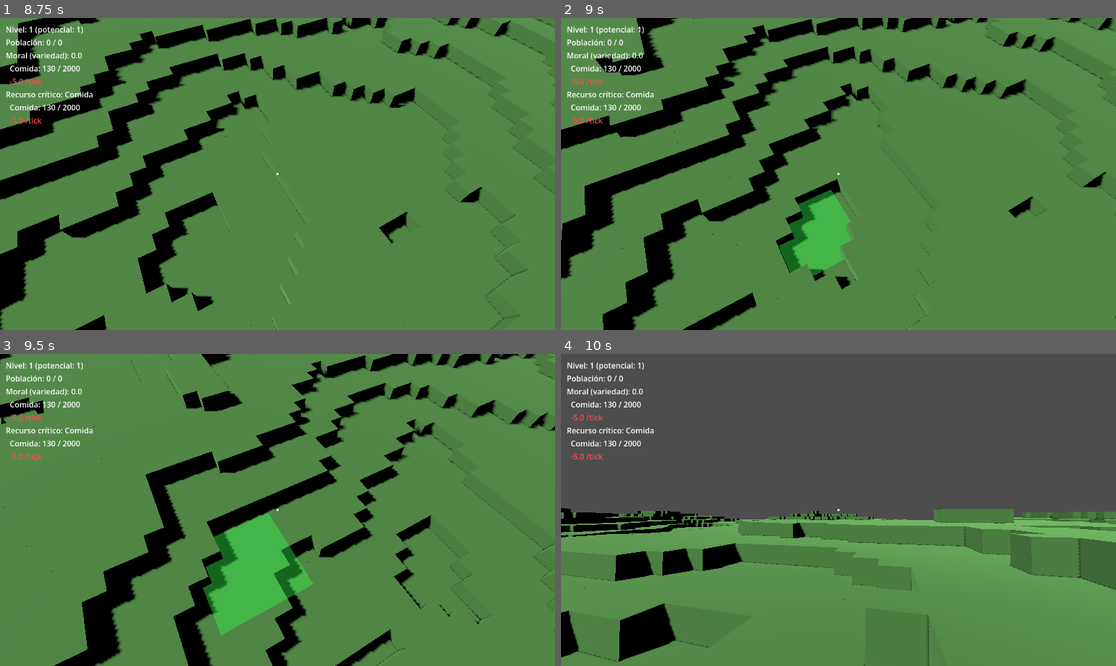
Above: before the commit, frames 1-4 (two rows, left to right).
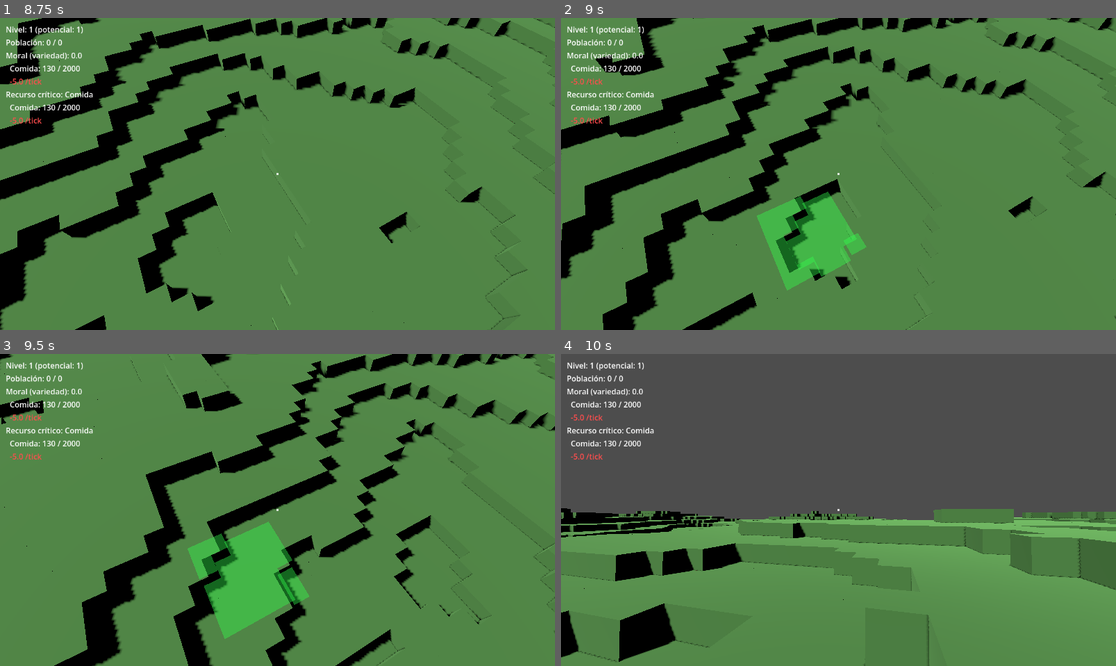
Above: after the commit, the same moments.

Repository: gigalipa/craft-to-nation
Game: Godot game, scene res://scenes/Main.tscn
Two runs of this game, one before a commit and one after it. Both use one fixed random seed, a clock stepped at 60 frames per second and the inputs below.
Inputs (mouse positions are in pixels of both pictures, inside the frame that each line leads up to):
- Up to frame 1 (8.75 s): tap Enter at 0.5 s; move the mouse to (305, 174) at 0.52 s; hold Q 0.53-1.28 s; hold W 0.53-5.03 s; click (305, 174) at 0.67 s; tap Space at 0.77, 1.52, 3.02, 3.77, 4.52, 6.02, 6.77, 7.52 s; move the mouse to (249, 174) at 1.27 s; tap E at 1.35 s; move the mouse to (288, 167) at 2.02 s; tap 1 at 2.1, 7.35 s; move the mouse to (271, 180) at 2.77 s; tap 2 at 2.85, 8.1 s; click (271, 180) at 2.92 s; move the mouse to (316, 177) at 3.52 s; tap B at 3.6 s; move the mouse to (233, 170) at 4.27 s; tap C at 4.35 s; move the mouse to (305, 174) at 5.02 s; hold S 5.03-5.78 s; tap K at 5.1 s; click (305, 174) at 5.17 s; move the mouse to (194, 96) at 5.77 s; hold D 5.78-6.53 s; tap Q at 5.85 s; move the mouse to (399, 158) at 6.52 s; hold W 6.53-7.28 s; hold E 6.53-7.28 s; move the mouse to (166, 189) at 7.27 s; hold D 7.28-8.03 s; click (166, 189) at 7.42 s; move the mouse to (333, 105) at 8.02 s; hold S from 8.03 s (still down)
- Up to frame 2 (9 s): move the mouse to (810, 236) at 8.77 s; release S at 8.78 s; hold A from 8.78 s (still down); tap B at 8.85 s
- Up to frame 3 (9.5 s): keep holding A; tap Space at 9.02 s
- Up to frame 4 (10 s): move the mouse to (1005, 556) at 9.52 s; release A at 9.53 s; hold W from 9.53 s (still down); tap C at 9.6 s; click (1005, 556) at 9.67 s; tap Space at 9.77 s

Frame 1 is identical in both runs. In frame 2, 1.6% of the frame differs, in the area x 35-56%, y 55-88%; in frame 3, 1.5%; in frame 4, nothing differs.

Commit message:
fix: overlays no longer occluded by nearby terrain relief
Both the zone-paint overlay and the leveling ghost footprint are flat
translucent planes resting on the surface. From an oblique camera
angle, a plane on a lower cell sits visually behind a taller block on
a neighboring cell, hiding it - reported by the user as the ghost
footprint "disappearing" and a painted zone not visually covering the
full clicked rectangle (the paint itself was correct; parts of it were
just hidden behind terrain steps).

Fixed two ways:
- ZonaOverlay and the ghost footprint materials now set
  no_depth_test = true, so they always render on top regardless of
  what terrain/blocks are in front of them from the current angle.
- The ghost footprint is no longer one big plane at the footprint's
  max height - it's now a TAMANO_HUELLA x TAMANO_HUELLA grid of
  mini-planes (25 for this PoC), each following its own cell's real
  height, matching how ZonaOverlay already worked. The 25 planes are
  created once and repositioned per frame, not recreated.

Co-Authored-By: Claude Sonnet 5 <noreply@anthropic.com>

Diff:
--- a/godot/scripts/CamaraCenital.gd
+++ b/godot/scripts/CamaraCenital.gd
@@ -30,10 +30,13 @@
 ## Modo de nivelación de terreno (tecla `B`): un recuadro fantasma de
 ## NiveladorTerreno.TAMANO_HUELLA x TAMANO_HUELLA sigue la celda bajo el
 ## cursor (esa celda es el CENTRO de la huella, no la esquina) hasta que el
-## jugador hace clic para confirmar.
+## jugador hace clic para confirmar. Un mini-plano por celda, cada uno seguio
+## la altura real de su propia celda (igual que ZonaOverlay) — un solo plano
+## grande a la altura máxima quedaba enterrado bajo el relieve en las
+## celdas más bajas de la huella.
 var nivelador: RefCounted
 var modo_nivelacion := false
-var _huella_fantasma: MeshInstance3D
+var _huella_fantasma: Array[MeshInstance3D] = []
 
 ## Punto de mira sobre el plano del suelo (Y siempre 0): la cámara orbita y
 ## se desplaza alrededor de este punto, nunca se mueve directamente.
@@ -48,25 +51,32 @@
 	_crear_huella_fantasma()
 
 
-## Crea el recuadro fantasma de previsualización (5x5, translúcido) como
-## hijo de esta cámara con top_level = true, para poder fijar su posición
-## en coordenadas globales sin heredar la rotación/posición de la cámara.
+## Crea la cuadrícula de mini-planos fantasma (uno por celda de la huella,
+## TAMANO_HUELLA x TAMANO_HUELLA en total) como hijos de esta cámara con
+## top_level = true, para poder fijar su posición en coordenadas globales
+## sin heredar la rotación/posición de la cámara. Se crean una sola vez y
+## se reposicionan cada frame en _actualizar_huella_fantasma() — no se
+## recrean, para no generar basura de nodos en cada fotograma.
 func _crear_huella_fantasma() -> void:
-	var tamano: float = float(NiveladorTerreno.TAMANO_HUELLA)
 	var malla := PlaneMesh.new()
-	malla.size = Vector2(tamano, tamano)
-
-	var material := StandardMaterial3D.new()
-	material.transparency = BaseMaterial3D.TRANSPARENCY_ALPHA
-	material.shading_mode = BaseMaterial3D.SHADING_MODE_UNSHADED
-	material.albedo_color = COLOR_HUELLA_VALIDA
-
-	_huella_fantasma = MeshInstance3D.new()
-	_huella_fantasma.mesh = malla
-	_huella_fantasma.material_override = material
-	_huella_fantasma.top_level = true
-	_huella_fantasma.visible = false
-	add_child(_huella_fantasma)
+	malla.size = Vector2(1.0, 1.0)
+
+	for i in range(NiveladorTerreno.TAMANO_HUELLA * NiveladorTerreno.TAMANO_HUELLA):
+		var material := StandardMaterial3D.new()
+		material.transparency = BaseMaterial3D.TRANSPARENCY_ALPHA
+		material.shading_mode = BaseMaterial3D.SHADING_MODE_UNSHADED
+		material.albedo_color = COLOR_HUELLA_VALIDA
+		# Igual que ZonaOverlay: sin prueba de profundidad, para que la huella
+		# nunca quede oculta por relieve o bloques cercanos más altos.
+		material.no_depth_test = true
+
+		var plano := MeshInstance3D.new()
+		plano.mesh = malla
+		plano.material_override = material
+		plano.top_level = true
+		plano.visible = false
+		add_child(plano)
+		_huella_fantasma.append(plano)
 
 
 ## Centra el punto de mira sobre las coordenadas X/Z dadas (la posición del
@@ -130,18 +140,28 @@
 		_actualizar_huella_fantasma()
 
 
-## Recalcula la posición y el color del recuadro fantasma según la celda
-## actual bajo el cursor (esa celda es el CENTRO de la huella) y si la
-## pendiente ahí es válida o no.
+## Recalcula la posición y el color de cada mini-plano de la huella según
+## la celda actual bajo el cursor (esa celda es el CENTRO de la huella) y
+## si la pendiente ahí es válida o no — cada plano sigue la altura real de
+## su propia celda, igual que ZonaOverlay, para no quedar enterrado bajo
+## el relieve de celdas vecinas más altas dentro de la misma huella.
 func _actualizar_huella_fantasma() -> void:
 	var centro := _celda_bajo_mouse(get_viewport().get_mouse_position())
 	var esquina := centro - Vector2i(MITAD_HUELLA, MITAD_HUELLA)
 	var valida: bool = nivelador.verificar_pendiente(esquina)
-	var altura: int = nivelador.altura_objetivo(esquina)
-
-	var material: StandardMaterial3D = _huella_fantasma.material_override
-	material.albedo_color = COLOR_HUELLA_VALIDA if valida else COLOR_HUELLA_INVALIDA
-	_huella_fantasma.position = Vector3(centro.x, altura + 0.1, centro.y)
+	var color: Color = COLOR_HUELLA_VALIDA if valida else COLOR_HUELLA_INVALIDA
+
+	var i := 0
+	for dx in range(NiveladorTerreno.TAMANO_HUELLA):
+		for dz in range(NiveladorTerreno.TAMANO_HUELLA):
+			var x: int = esquina.x + dx
+			var z: int = esquina.y + dz
+			var altura_celda: int = mundo.generador.altura_en(x, z)
+			var plano: MeshInstance3D = _huella_fantasma[i]
+			var material: StandardMaterial3D = plano.material_override
+			material.albedo_color = color
+			plano.position = Vector3(x, altura_celda + 0.1, z)
+			i += 1
 
 
 func _unhandled_input(event: InputEvent) -> void:
@@ -170,7 +190,7 @@
 
 func _alternar_modo_nivelacion() -> void:
 	modo_nivelacion = not modo_nivelacion
-	_huella_fantasma.visible = modo_nivelacion
+	_mostrar_huella_fantasma(modo_nivelacion)
 	if modo_nivelacion:
 		print("Modo nivelación activo: haz clic para nivelar la huella marcada (B de nuevo para cancelar).")
 	else:
@@ -179,7 +199,12 @@
 
 func _salir_de_modo_nivelacion() -> void:
 	modo_nivelacion = false
-	_huella_fantasma.visible = false
+	_mostrar_huella_fantasma(false)
+
+
+func _mostrar_huella_fantasma(visible_ahora: bool) -> void:
+	for plano in _huella_fantasma:
+		plano.visible = visible_ahora
 
 
 ## Convierte una posición de pantalla en la celda de grid (X,Z) que hay
--- a/godot/scripts/ZonaOverlay.gd
+++ b/godot/scripts/ZonaOverlay.gd
@@ -31,6 +31,11 @@
 		material.transparency = BaseMaterial3D.TRANSPARENCY_ALPHA
 		material.shading_mode = BaseMaterial3D.SHADING_MODE_UNSHADED
 		material.albedo_color = color
+		# Sin prueba de profundidad: el relieve real puede tener bloques más
+		# altos junto a una celda pintada más baja, tapándola desde ciertos
+		# ángulos de la cámara oblicua — el overlay debe verse siempre, sin
+		# importar qué haya delante desde el punto de vista actual.
+		material.no_depth_test = true
 
 		# La altura de la superficie varía con el relieve real del mundo (ver
 		# GeneradorMundo/VoxelWorld._generar_terreno()) — un y fijo dejaba el
Not shown, changed: PoC_5/Documento Técnico de Desarrollo_ PoC 5 - Mundo Procedural y Puestos de Recolección.md
